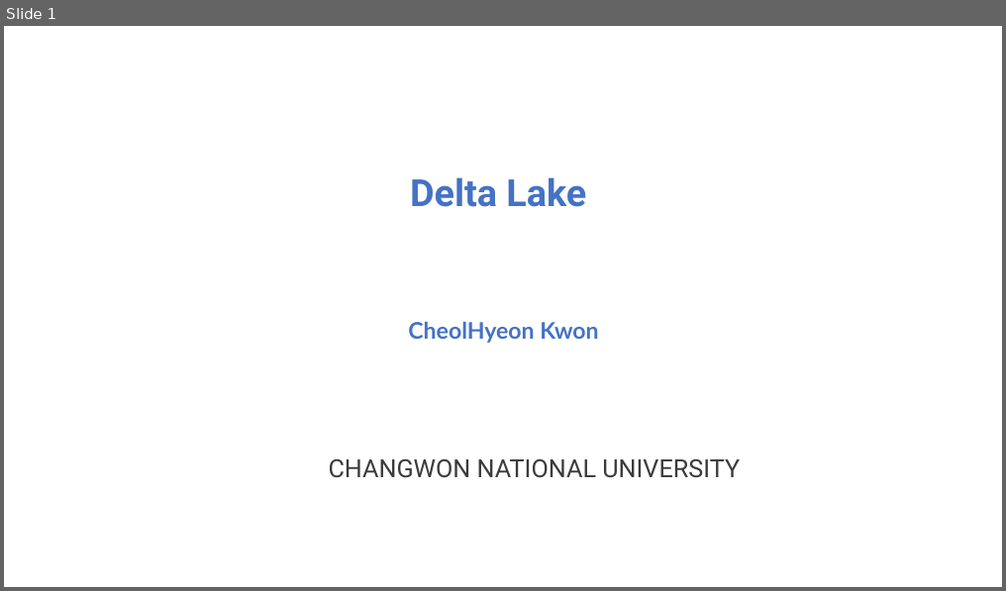
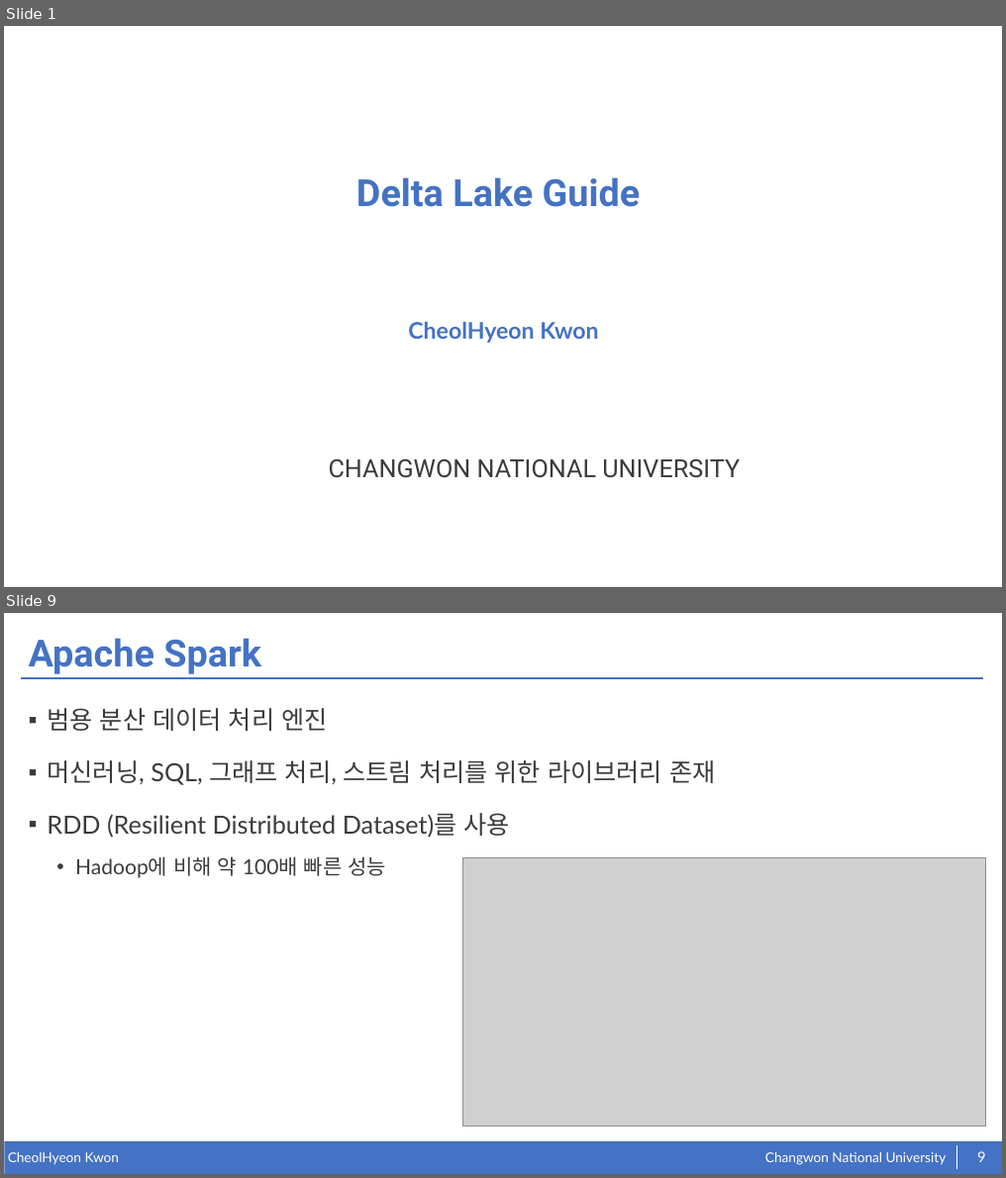
Before and after one commit to kkcchh9999/Studied_in_NOSLab, a slide deck: presentation/2022.07.06.pptx. Shown one above the other, each under a label of ours: slide 1 before the commit, slides 1 and 9 after it; the slides between them are not shown. The pictures are 1006x591 and 1006x1178 pixels, drawn with LibreOffice and Linux fonts; fonts in the diff are those of the drawing; grey boxes stand for pictures. Boxes give left, top, right and bottom in pixels: in the first picture for what was removed or moved away, otherwise in the second. Text is boxed around its words. In the diff, an @@ line names an element or a change of style, - is before the commit and + after.

```diff
--- a/presentation/2022.07.06.pptx
+++ b/presentation/2022.07.06.pptx
@@ slide 9 added at bbox=[4, 613, 1002, 1174], background #FFFFFF @@
@@ title added at bbox=[29, 638, 261, 674], 36 pt, text #4472C4, bold @@
+Apache Spark
@@ line added from (21, 678) to (983, 678), #4472C4 2 pt @@
@@ text added at bbox=[47, 708, 715, 878], 24 pt, text #3B3B3B @@
+▪ 범용 분산 데이터 처리 엔진
+▪ 머신러닝, SQL, 그래프 처리, 스트림 처리를 위한 라이브러리 존재
+▪ RDD (Resilient Distributed Dataset)를 사용
+  • Hadoop에 비해 약 100배 빠른 성능
@@ picture added at bbox=[462, 859, 985, 1127] @@
@@ rectangle added at bbox=[4, 1142, 1002, 1174], fill #4472C4 @@
@@ line added from (957, 1146) to (957, 1170), #FFFFFF 0.5 pt @@
@@ text added at bbox=[8, 1153, 119, 1165], 13 pt, text #FFFFFF @@
+CheolHyeon Kwon
@@ text added at bbox=[765, 1153, 946, 1165], 13 pt, text #FFFFFF @@
+Changwon National University
@@ page number added at bbox=[977, 1152, 986, 1162], 14 pt, text #FFFFFF @@
+9
@@ slide 1 changed as well @@
@@ text at bbox=[356, 177, 641, 207]: text changed @@
-Delta Lake
+Delta Lake Guide
```
Also in this commit, not shown: 1 other slide changed, 18 other slides added, 2 slides removed, 3 other files.
